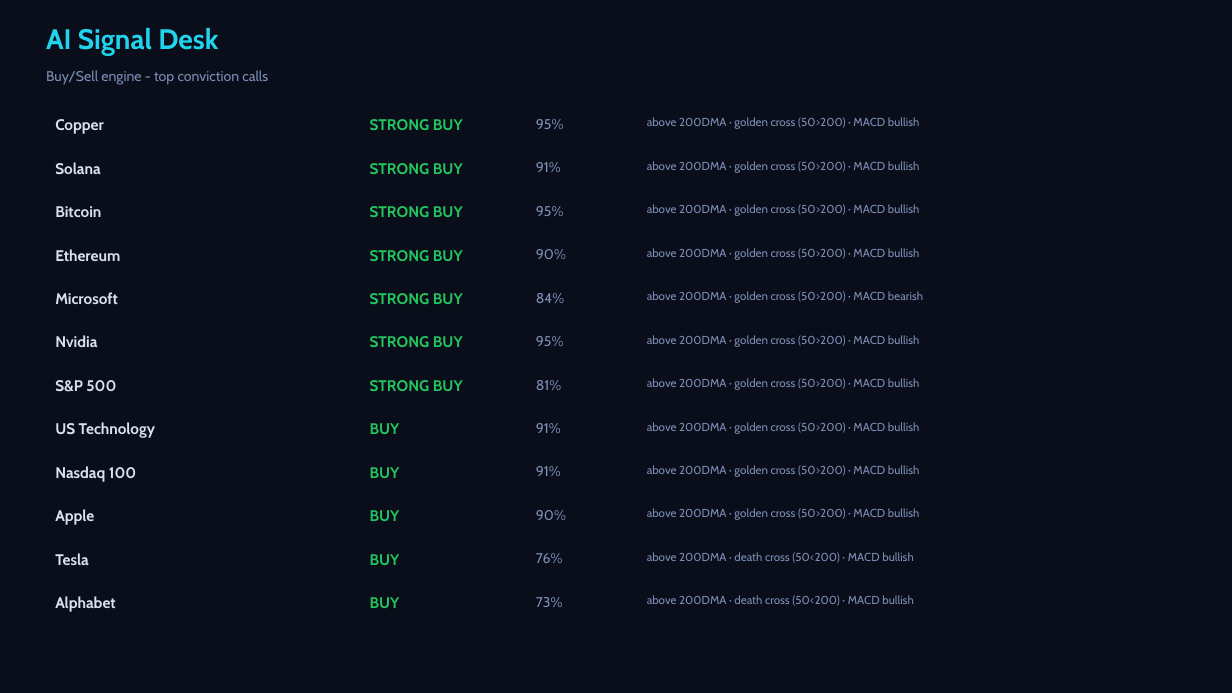
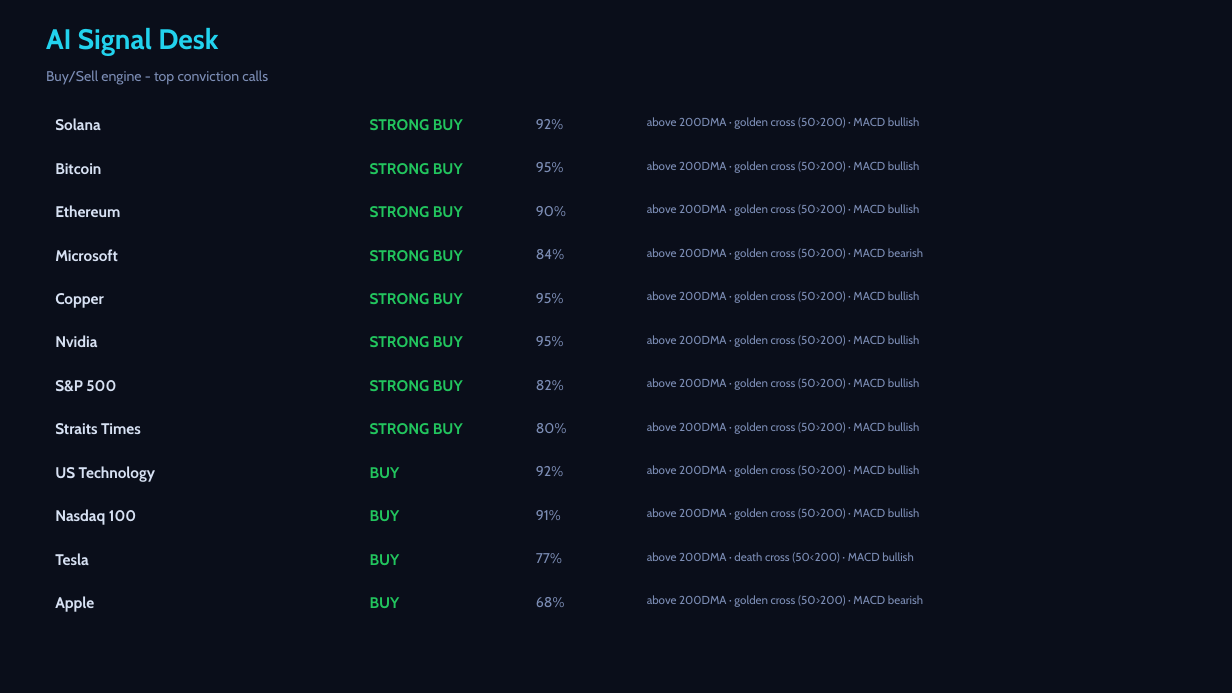
Before and after one commit to Pravkum23/pmr-terminal, a slide deck: slide 4 of docs/pmr_daily.pptx. Drawn at 1232x693 pixels with LibreOffice and Linux fonts; fonts in the diff are those of the drawing. Boxes give left, top, right and bottom in pixels: in the first picture for what was removed or moved away, otherwise in the second. Text is boxed around its words. In the diff, an @@ line names an element or a change of style, - is before the commit and + after.

```diff
--- a/docs/pmr_daily.pptx
+++ b/docs/pmr_daily.pptx
@@ text added at [536,119,563,129], 11 pt, text #7C8DB5 @@
+92%
@@ 4 texts: place and size @@
-4 texts at [55,119,564,482]
+4 texts at [55,162,564,525]
@@ text removed at [536,162,561,172] @@
-91%
@@ 6 texts: place and size @@
-6 texts at [55,162,566,304]
+6 texts at [55,118,566,261]
@@ text at [647,248,923,260]: text changed @@
-above 200DMA · golden cross (50>200) · MACD bullish
+above 200DMA · golden cross (50>200) · MACD bearish
@@ text "Copper": place and size @@
-text "Copper" at [55,119,104,134]
+text "Copper" at [55,293,104,308]
@@ text "95%": place and size @@
-text "95%" at [536,206,564,216]
+text "95%" at [536,293,564,303]
@@ text at [647,291,919,303]: text changed @@
-above 200DMA · golden cross (50>200) · MACD bearish
+above 200DMA · golden cross (50>200) · MACD bullish
@@ text at [536,380,564,390]: text changed @@
-81%
+82%
@@ text added at [55,423,141,434], 12 pt, text #D7E1F3, bold @@
+Straits Times
@@ text at [370,423,463,434]: text changed @@
-BUY
+STRONG BUY
@@ text at [536,423,567,433]: text changed @@
-91%
+80%
@@ text added at [536,466,563,476], 11 pt, text #7C8DB5 @@
+92%
@@ text removed at [536,510,566,520] @@
-90%
@@ text at [536,553,562,563]: text changed @@
-76%
+77%
@@ text "Apple": place and size @@
-text "Apple" at [55,509,94,525]
+text "Apple" at [55,596,94,612]
@@ text removed at [55,596,115,612] @@
-Alphabet
@@ text at [536,597,565,607]: text changed @@
-73%
+68%
@@ text at [647,595,923,607]: text changed @@
-above 200DMA · death cross (50<200) · MACD bullish
+above 200DMA · golden cross (50>200) · MACD bearish
```
Also in this commit, not shown: 3 other slides changed, 2 other files.
